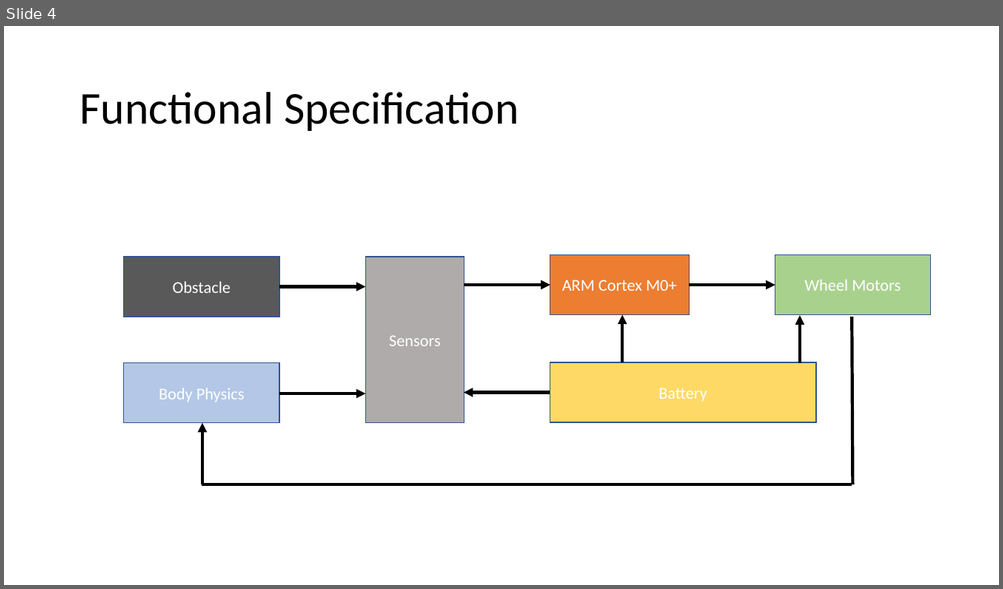
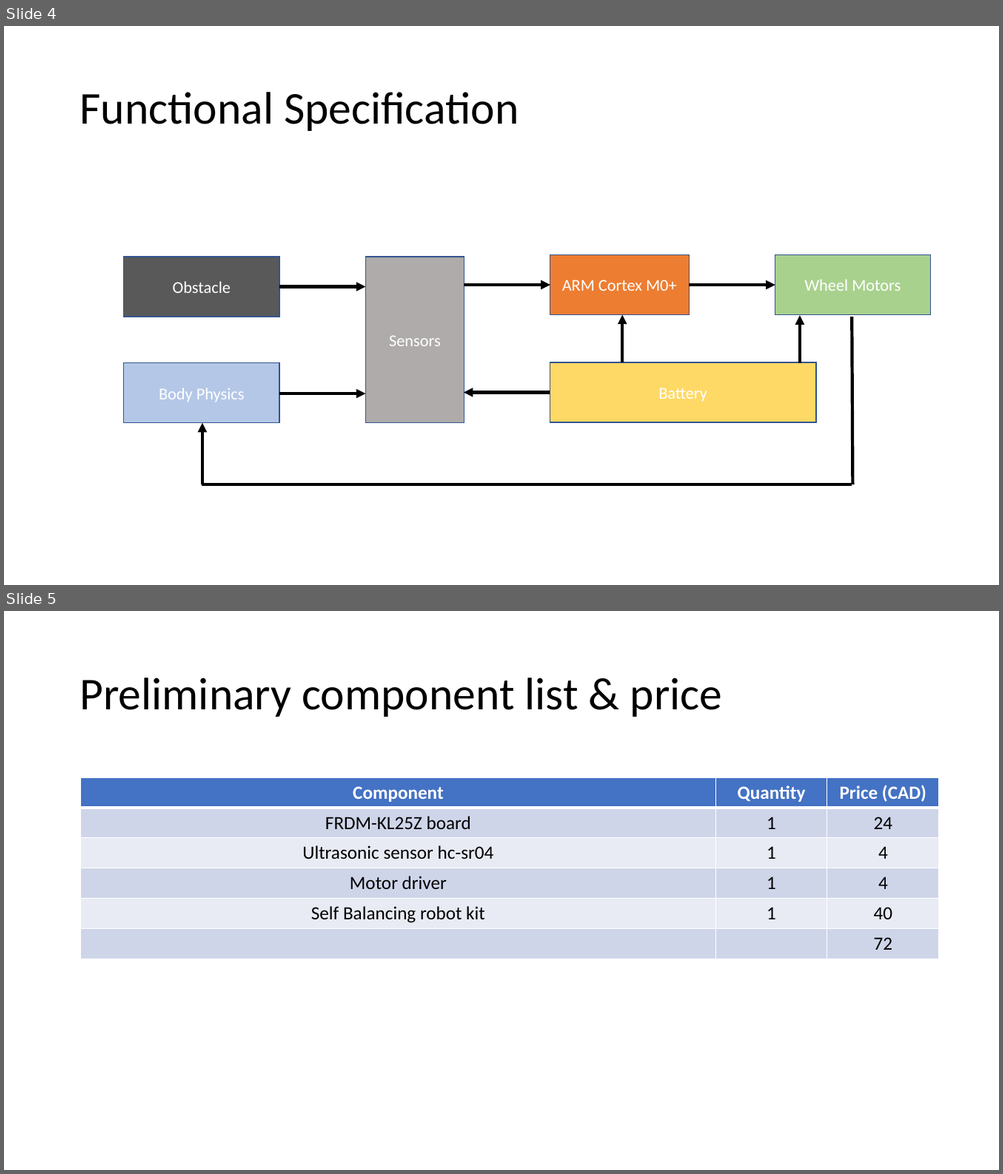
Before and after one commit to hpetre/COEN-6711, a slide deck: Documents/project_proposal.pptx. Shown one above the other, each under a label of ours: slide 4 before the commit, slides 4 and 5 after it. The pictures are 1003x589 and 1003x1174 pixels, drawn with LibreOffice and Linux fonts; fonts in the diff are those of the drawing. Boxes give left, top, right and bottom in pixels: in the first picture for what was removed or moved away, otherwise in the second. Text is boxed around its words. In the diff, an @@ line names an element or a change of style, - is before the commit and + after.

Commit message:
added slide for the preliminary component list

```diff
--- a/Documents/project_proposal.pptx
+++ b/Documents/project_proposal.pptx
@@ slide 5 added at <box>4,611,999,1170</box>, background #FFFFFF @@
@@ title added at <box>79,678,722,717</box>, 44 pt, text #000000 @@
+Preliminary component list & price
@@ table added at <box>81,777,939,959</box>, 6 rows, 3 columns @@
+Component | Quantity | Price (CAD)
+FRDM-KL25Z board | 1 | 24
+Ultrasonic sensor hc-sr04 | 1 | 4
+Motor driver | 1 | 4
+Self Balancing robot kit | 1 | 40
+ |  | 72
```
Also in this commit, not shown: 1 slide changed, 1 slide removed.
